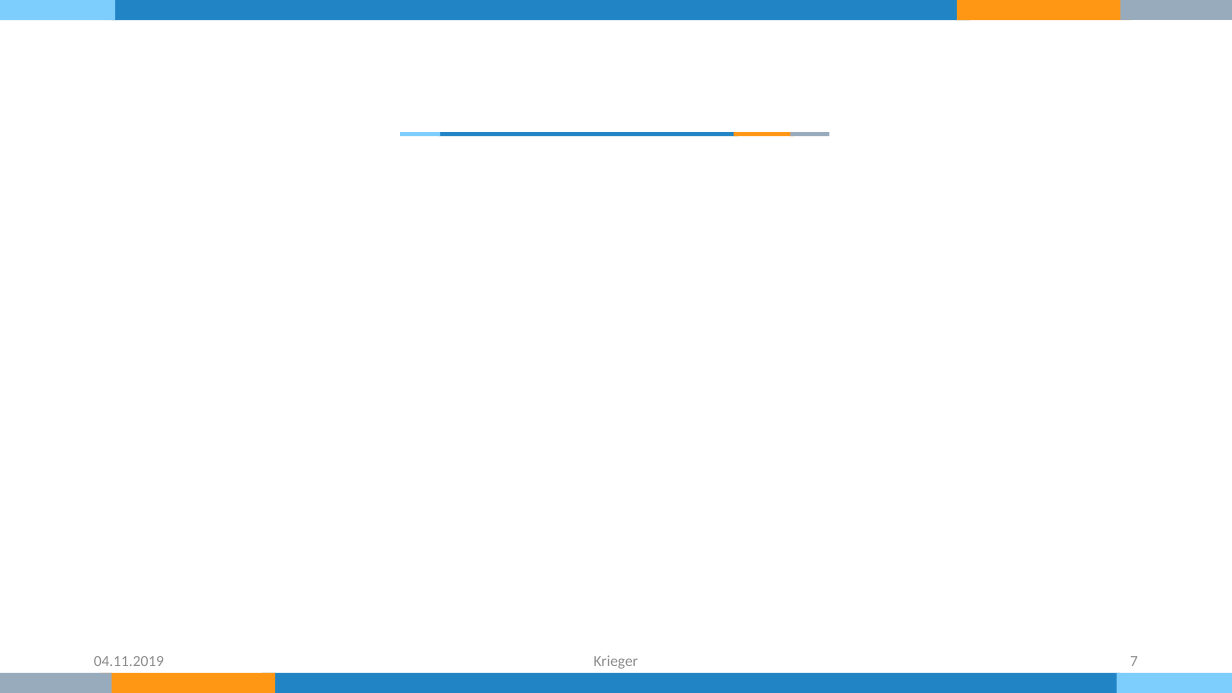
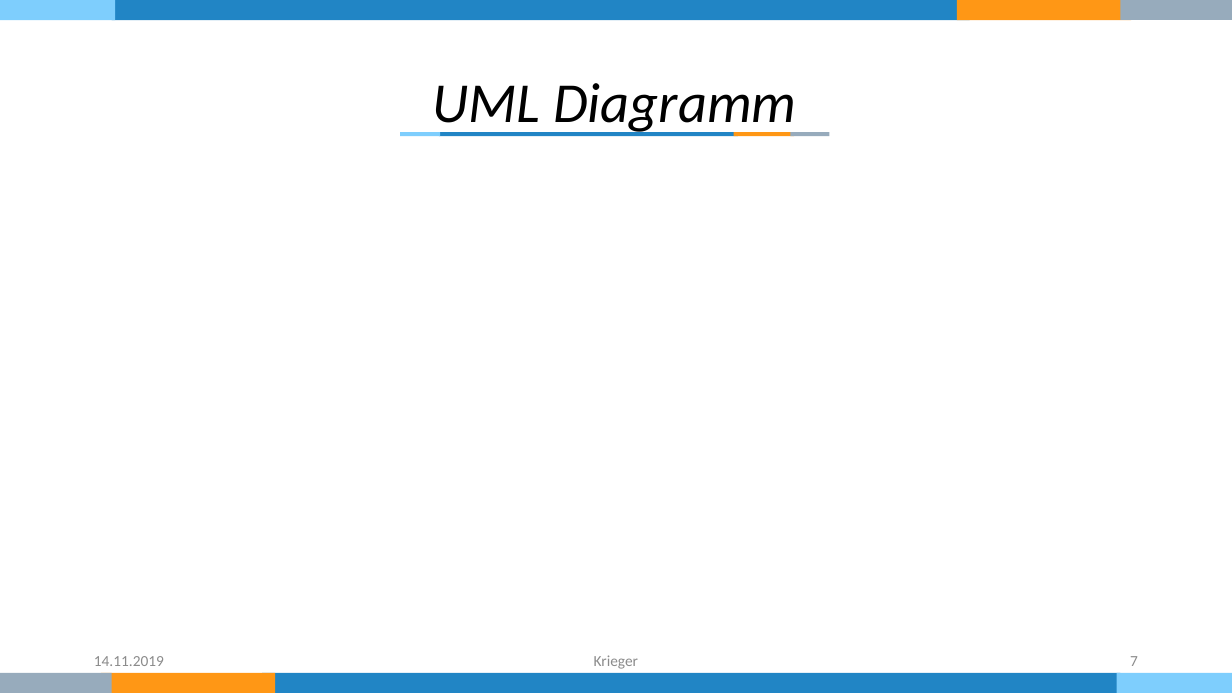
Before and after one commit to KriegersBlog/nordwind-tool, a slide deck: slide 7 of Dokumentation/Präsentation.pptx. Drawn at 1232x693 pixels with LibreOffice and Linux fonts; fonts in the diff are those of the drawing. Boxes give left, top, right and bottom in pixels: in the first picture for what was removed or moved away, otherwise in the second. Text is boxed around its words. In the diff, an @@ line names an element or a change of style, - is before the commit and + after.

```diff
--- a/Dokumentation/Präsentation.pptx
+++ b/Dokumentation/Präsentation.pptx
@@ text added at bbox=[432, 83, 796, 135], 44 pt, text #000000, italic @@
+UML Diagramm
@@ text at bbox=[94, 656, 164, 666]: text changed @@
-04.11.2019
+14.11.2019
```
Also in this commit, not shown: 7 other slides changed, 1 other file.
